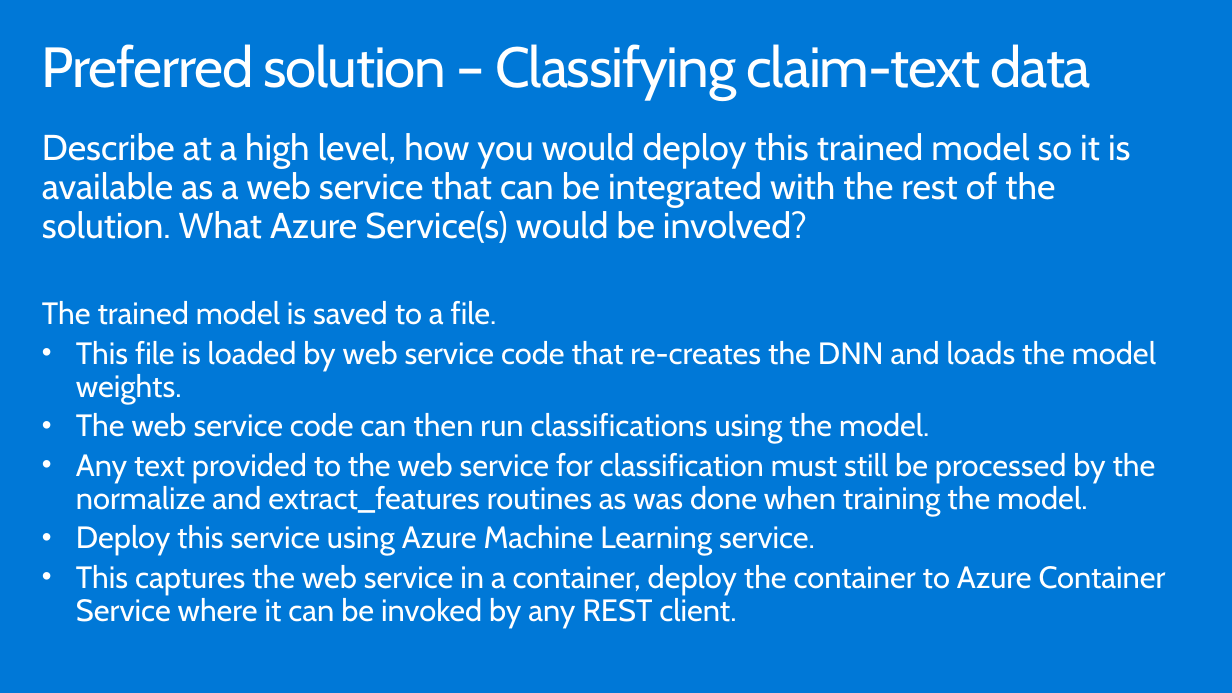
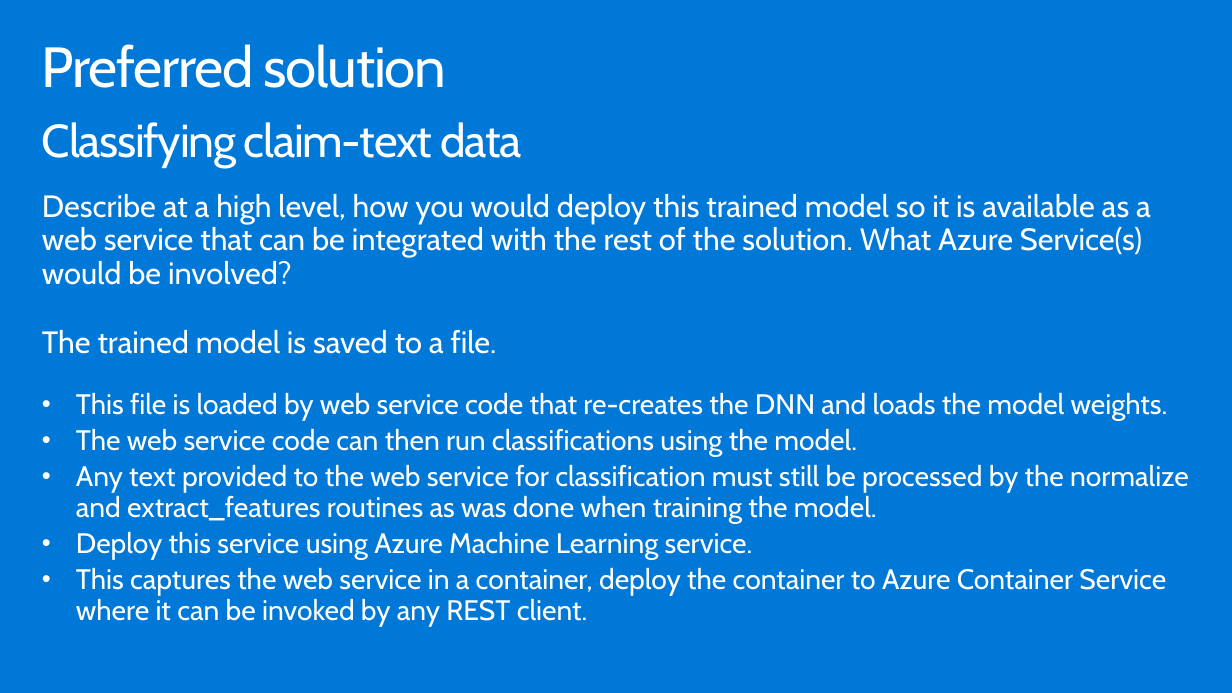
Before and after one commit to nenves/MCW-Cognitive-services-and-deep-learning, a slide deck: slide 21 of Whiteboard design session/WDS trainer presentation - Cognitive Services and deep learning.pptx. Drawn at 1232x693 pixels with LibreOffice and Linux fonts; fonts in the diff are those of the drawing. Boxes give left, top, right and bottom in pixels: in the first picture for what was removed or moved away, otherwise in the second. Text is boxed around its words. In the diff, an @@ line names an element or a change of style, - is before the commit and + after.

```diff
--- a/Whiteboard design session/WDS trainer presentation - Cognitive Services and deep learning.pptx
+++ b/Whiteboard design session/WDS trainer presentation - Cognitive Services and deep learning.pptx
@@ title at (x1=42, y1=44, x2=447, y2=88): text changed @@
-Preferred solution – Classifying claim-text data
+Preferred solution
@@ text added at (x1=42, y1=122, x2=521, y2=168), 36 pt, text #FFFFFF @@
+Classifying claim-text data
@@ text "Describe at a high level, ..." moved from (x1=42, y1=133, x2=1166, y2=628) to (x1=42, y1=194, x2=1189, y2=626) @@
@@ text at (x1=42, y1=194, x2=1189, y2=626): size 28 to 24 pt in "Describe at a high level, how you ..."; size 24 to 22 pt in "This file is loaded by web service ...", "The web service code can then run ...", "Any text provided to the web service ...", "Deploy this service using Azure Machine Learning ..." and 1 more places @@
```
Also in this commit, not shown: 22 other slides changed.
